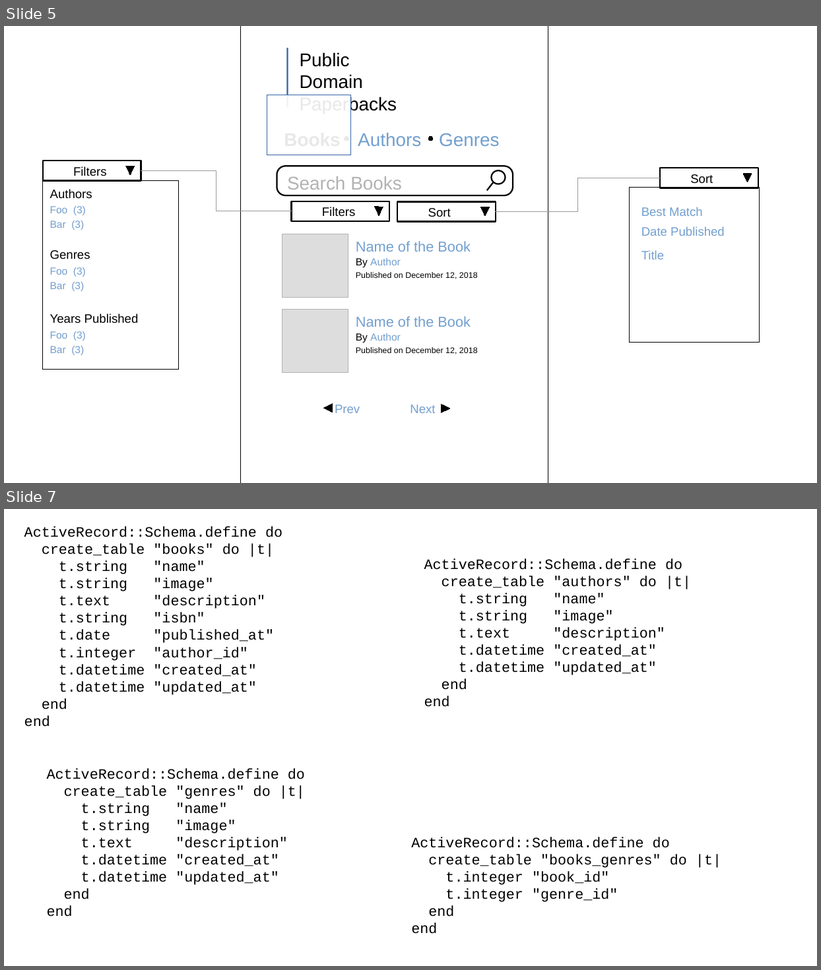
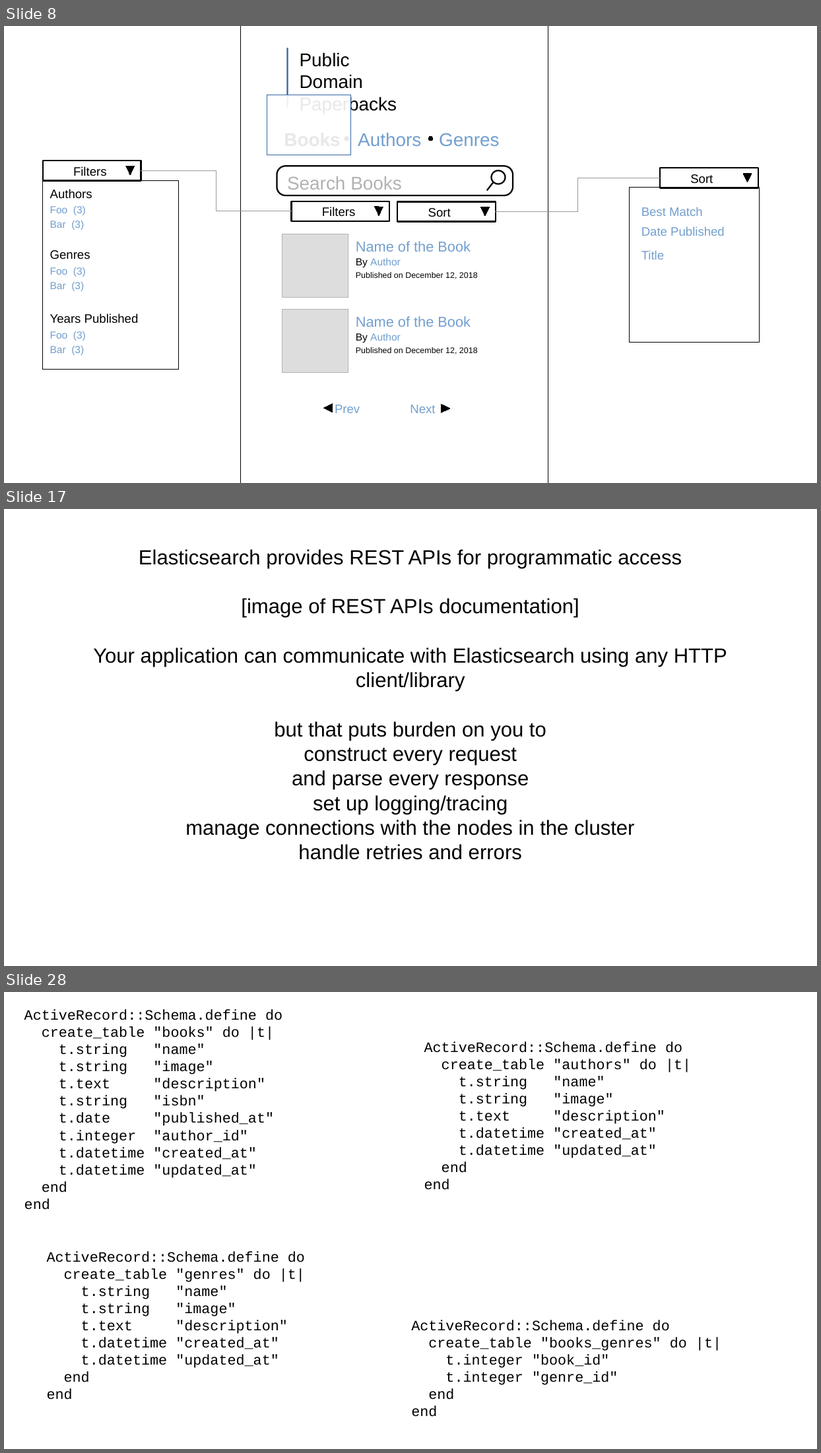
Before and after one commit to chriscressman/architecting-a-search-feature, a slide deck: presentation.odp. Shown one above the other, each under a label of ours: slides 5 and 7 before the commit, slides 8, 17 and 28 after it; the slides between them are not shown. The pictures are 821x970 and 821x1453 pixels, drawn with LibreOffice and Linux fonts; fonts in the diff are those of the drawing. Boxes give left, top, right and bottom in pixels: in the first picture for what was removed or moved away, otherwise in the second. Text is boxed around its words. In the diff, an @@ line names an element or a change of style, - is before the commit and + after.

```diff
--- a/presentation.odp
+++ b/presentation.odp
@@ slide 17 added at bbox=[4, 509, 817, 966], background #FFFFFF @@
@@ subtitle added at bbox=[93, 549, 727, 860], 20 pt, text #000000 @@
+Elasticsearch provides REST APIs for programmatic access
+[image of REST APIs documentation]
+Your application can communicate with Elasticsearch using any HTTP client/library
+but that puts burden on you to
+construct every request
+and parse every response
+set up logging/tracing
+manage connections with the nodes in the cluster
+handle retries and errors
@@ what was slide 5 is now slide 8 @@
@@ what was slide 7 is now slide 28 @@
```
Also in this commit, not shown: 64 other slides added, 4 slides removed.
